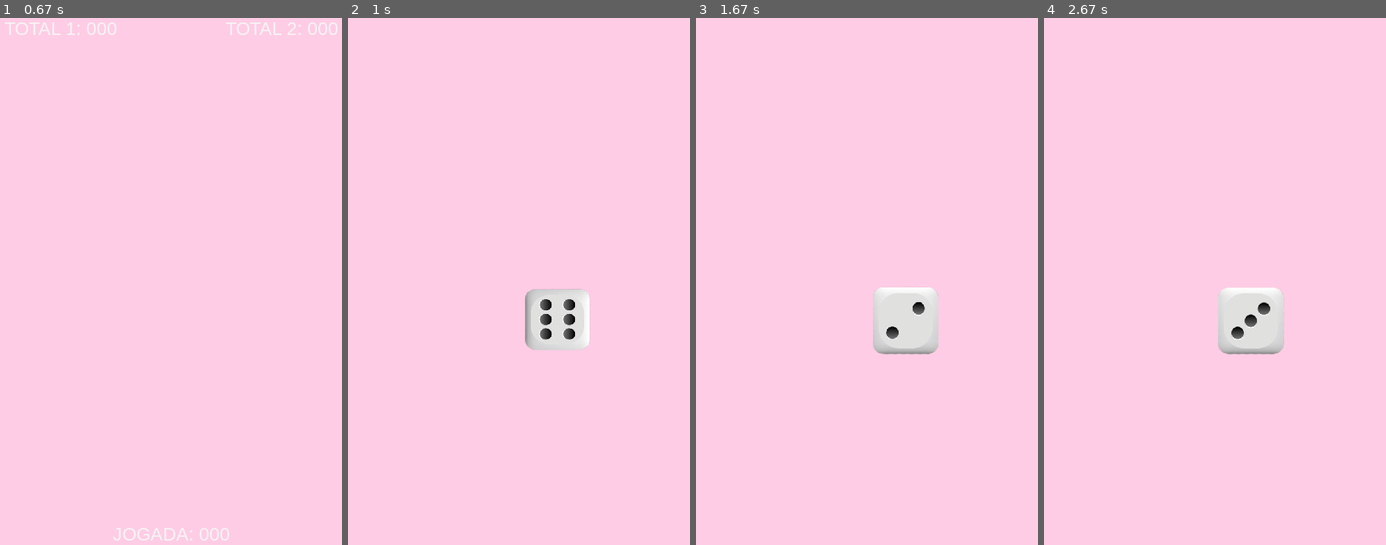
Above: before the commit, frames 1-4 (left to right).
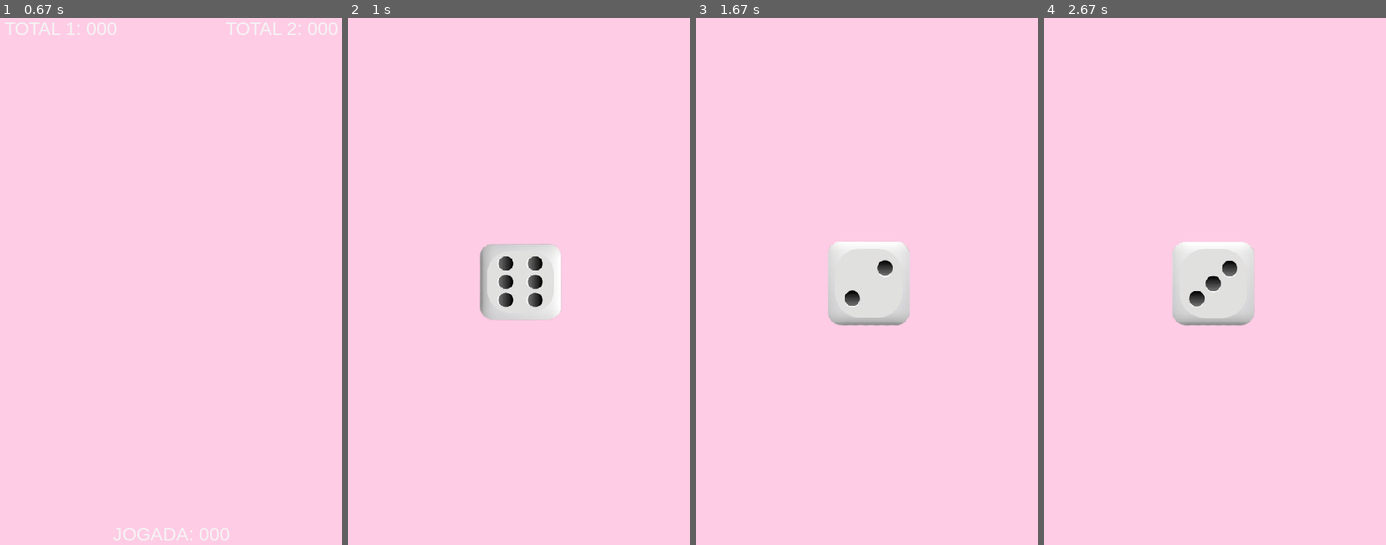
Above: after the commit, the same moments.

Repository: mariafbmorales/PyGame
Game: pygame game, started from jogo.py
Two runs of this game, one before a commit and one after it. Both use one fixed random seed, a clock stepped at 60 frames per second and the inputs below.
Inputs:
- Up to frame 1 (0.67 s): hold Up from 0.33 s (still down)
- Up to frame 2 (1 s): release Up at 0.8 s; hold Down from 0.83 s (still down)
- Up to frame 3 (1.67 s): release Down at 1.13 s; hold Up 1.17-1.53 s
- Up to frame 4 (2.67 s): hold Up 1.97-2.27 s; hold Down 2.3-2.6 s; hold Up from 2.63 s (still down)

Frame 1 is identical in both runs. In frame 2, 4.7% of the frame differs, in the area x 38-71%, y 42-64%; in frame 3, 4.8%; in frame 4, 4.9%, in the area x 37-71%, y 42-64%.

Commit message:
posicao do dado

Diff:
--- a/jogo.py
+++ b/jogo.py
@@ -10,8 +10,8 @@
 pygame.display.set_caption('No 1, rodou')
 
 #Inicia assets
-DADO_WIDTH = 100
-DADO_HEIGHT = 100
+DADO_WIDTH = 125
+DADO_HEIGHT = 125
 dado1_img = pygame.image.load('assets/img/dado1-removebg-preview.png').convert_alpha()
 dado1_img_small = pygame.transform.scale(dado1_img, (DADO_WIDTH, DADO_HEIGHT))
 dado2_img = pygame.image.load('assets/img/dado2-removebg-preview.png').convert_alpha()
@@ -32,7 +32,7 @@
         n_animado = random.randint(1, 6)
         imagem = lista_dados[n_animado]
         window.fill((255, 204, 229)) #Fundo rosa
-        window.blit(imagem, (WIDTH // 2, HEIGHT // 2))
+        window.blit(imagem, ((WIDTH-DADO_WIDTH) // 2, (HEIGHT-DADO_HEIGHT) // 2))
         pygame.display.update()
         pygame.time.delay(70) #Delay entre frames
 
@@ -98,17 +98,17 @@
 
     #Gerando imagens dos dados
     if n == 1:
-        window.blit(dado1_img_small, (WIDTH//2, HEIGHT//2))
+        window.blit(dado1_img_small, ((WIDTH-DADO_WIDTH)//2, (HEIGHT-DADO_HEIGHT)//2))
     elif n == 2:
-        window.blit(dado2_img_small, (WIDTH//2, HEIGHT//2))
+        window.blit(dado2_img_small, ((WIDTH-DADO_WIDTH)//2, (HEIGHT-DADO_HEIGHT)//2))
     elif n ==3:
-        window.blit(dado3_img_small, (WIDTH//2, HEIGHT//2))
+        window.blit(dado3_img_small, ((WIDTH-DADO_WIDTH)//2, (HEIGHT-DADO_HEIGHT)//2))
     elif n == 4:
-        window.blit(dado4_img_small, (WIDTH//2, HEIGHT//2))
+        window.blit(dado4_img_small, ((WIDTH-DADO_WIDTH)//2, (HEIGHT-DADO_HEIGHT)//2))
     elif n == 5:
-        window.blit(dado5_img_small, (WIDTH//2, HEIGHT//2))
+        window.blit(dado5_img_small, ((WIDTH-DADO_WIDTH)//2, (HEIGHT-DADO_HEIGHT)//2))
     elif n == 6:
-        window.blit(dado6_img_small, (WIDTH//2, HEIGHT//2))
+        window.blit(dado6_img_small, ((WIDTH-DADO_WIDTH)//2, (HEIGHT-DADO_HEIGHT)//2))
 
     #Gerando o texto
     font = pygame.font.SysFont('arial', 25)
